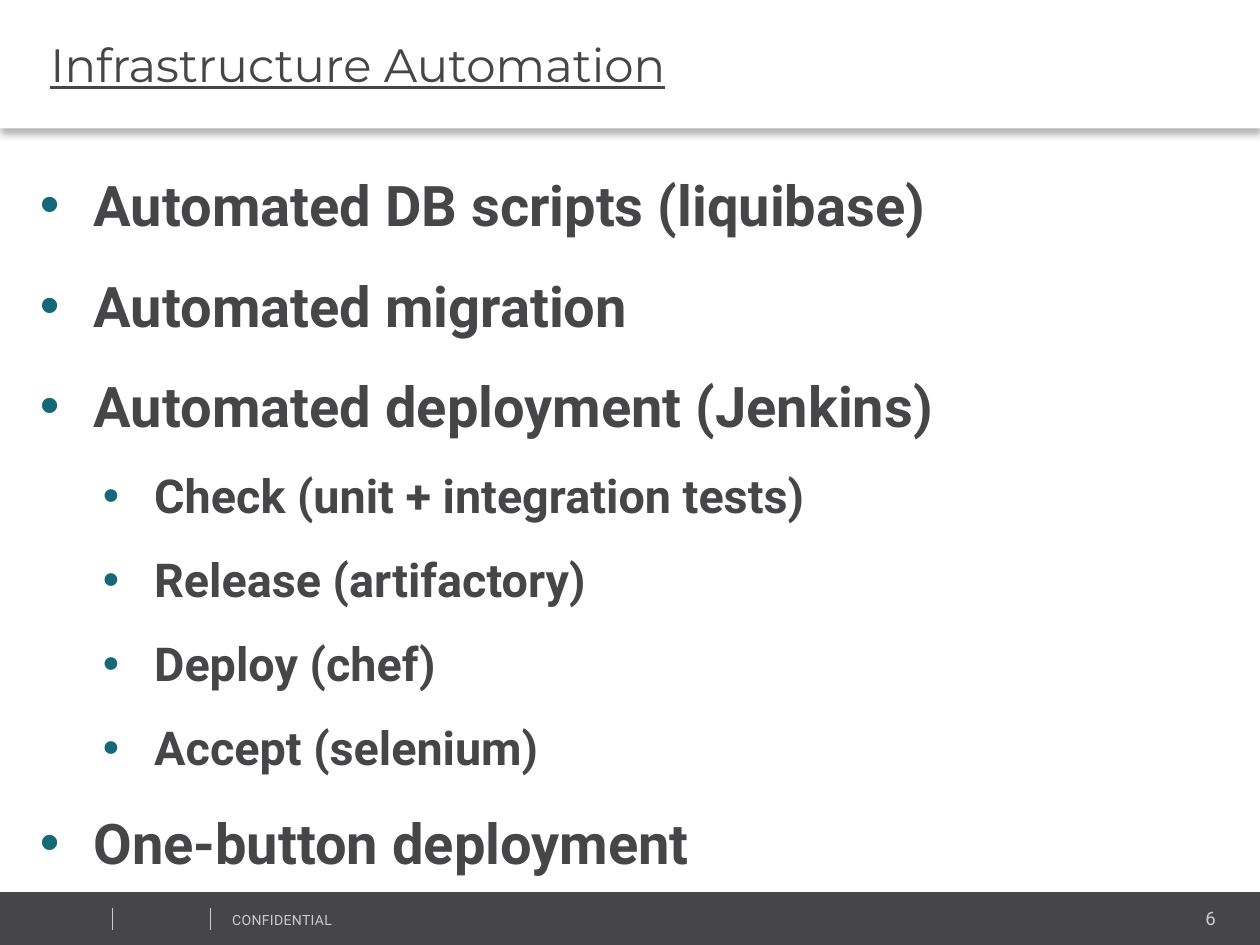
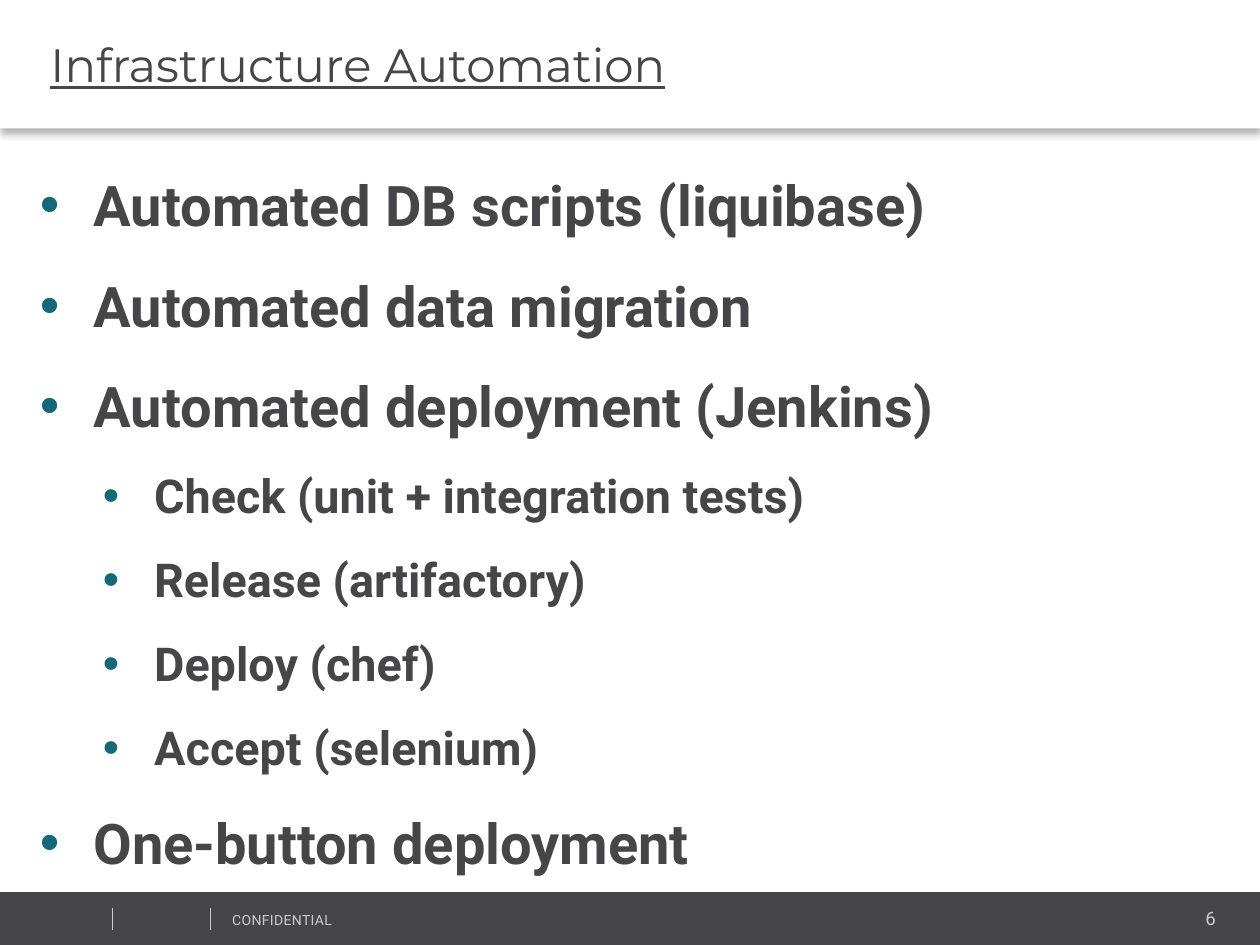
Before and after one commit to vitali-kviatkouski/personal, a slide deck: slide 6 of MicroservicesITWeek2017.pptx. Drawn at 1260x945 pixels with LibreOffice and Linux fonts; fonts in the diff are those of the drawing; background and template pictures are left out. Boxes give left, top, right and bottom in pixels: in the first picture for what was removed or moved away, otherwise in the second. Text is boxed around its words. In the diff, an @@ line names an element or a change of style, - is before the commit and + after.

Commit message:
Grammar fixes

```diff
--- a/MicroservicesITWeek2017.pptx
+++ b/MicroservicesITWeek2017.pptx
@@ text at [93, 285, 752, 339]: text changed @@
-  • Automated migration
+  • Automated data migration
```
Also in this commit, not shown: 8 other slides changed.
